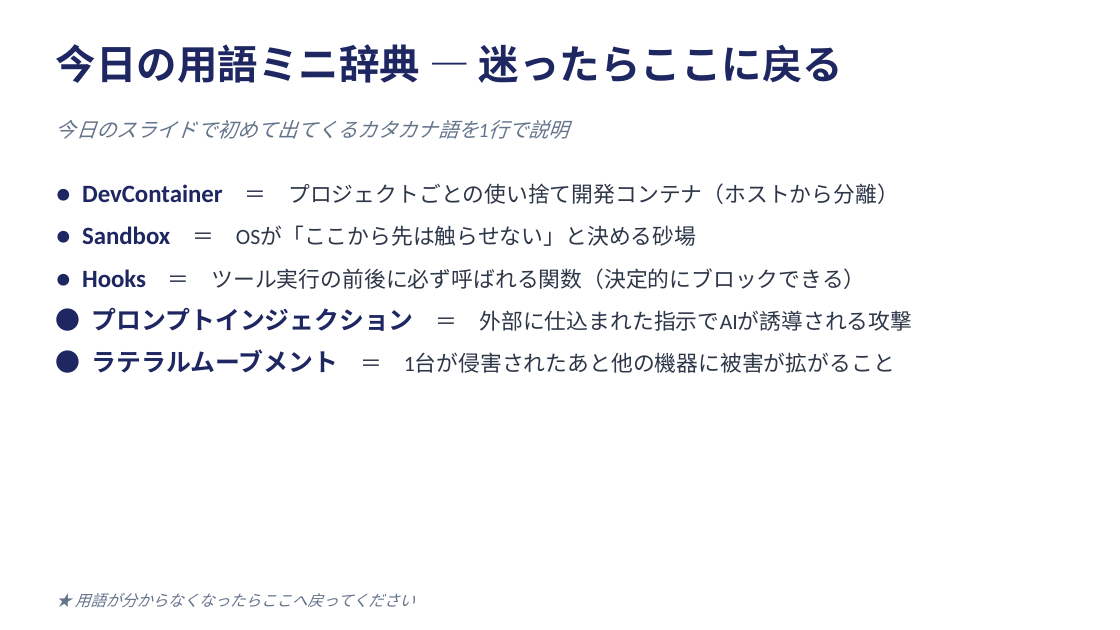
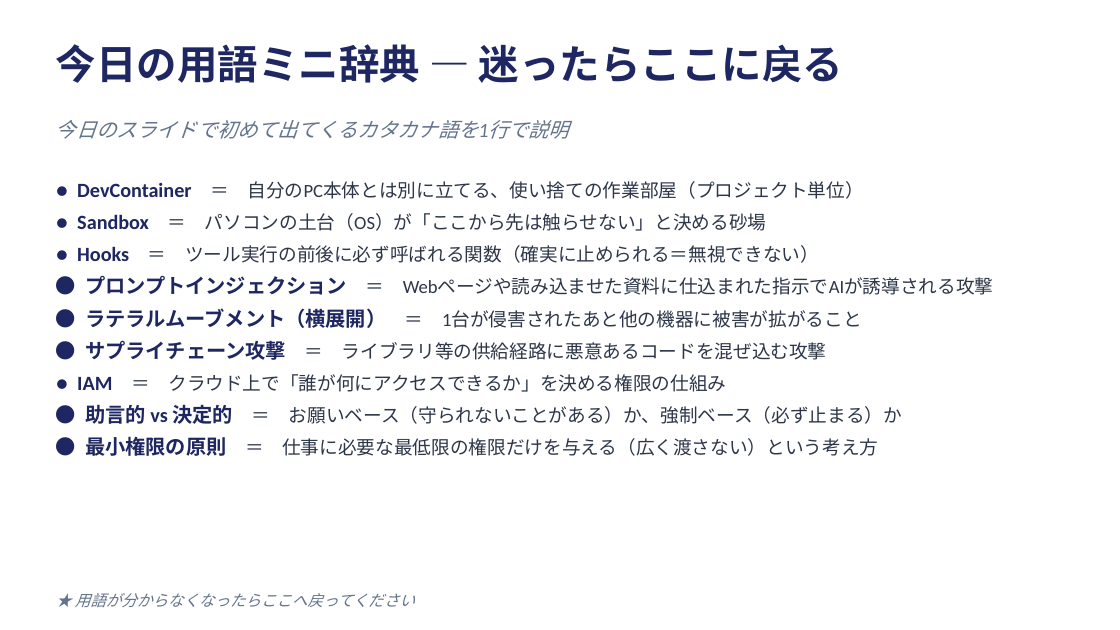
Before and after one commit to ktsuchida11/ClaudeWorkshop, a slide deck: slide 2 of session1/session1_full.pptx. Drawn at 1120x630 pixels with LibreOffice and Linux fonts; fonts in the diff are those of the drawing. Boxes give left, top, right and bottom in pixels: in the first picture for what was removed or moved away, otherwise in the second. Text is boxed around its words. In the diff, an @@ line names an element or a change of style, - is before the commit and + after.

```diff
--- a/session1/session1_full.pptx
+++ b/session1/session1_full.pptx
@@ text at [77,181,994,456]: text changed; size 14 to 12 pt @@
-● DevContainer ＝ プロジェクトごとの使い捨て開発コンテナ（ホストから分離）
-● Sandbox ＝ OSが「ここから先は触らせない」と決める砂場
-● Hooks ＝ ツール実行の前後に必ず呼ばれる関数（決定的にブロックできる）
-● プロンプトインジェクション ＝ 外部に仕込まれた指示でAIが誘導される攻撃
-● ラテラルムーブメント ＝ 1台が侵害されたあと他の機器に被害が拡がること
+● DevContainer ＝ 自分のPC本体とは別に立てる、使い捨ての作業部屋（プロジェクト単位）
+● Sandbox ＝ パソコンの土台（OS）が「ここから先は触らせない」と決める砂場
+● Hooks ＝ ツール実行の前後に必ず呼ばれる関数（確実に止められる＝無視できない）
+● プロンプトインジェクション ＝ Webページや読み込ませた資料に仕込まれた指示でAIが誘導される攻撃
+● ラテラルムーブメント（横展開） ＝ 1台が侵害されたあと他の機器に被害が拡がること
+● サプライチェーン攻撃 ＝ ライブラリ等の供給経路に悪意あるコードを混ぜ込む攻撃
+● IAM ＝ クラウド上で「誰が何にアクセスできるか」を決める権限の仕組み
+● 助言的 vs 決定的 ＝ お願いベース（守られないことがある）か、強制ベース（必ず止まる）か
+● 最小権限の原則 ＝ 仕事に必要な最低限の権限だけを与える（広く渡さない）という考え方
```
Also in this commit, not shown: 14 other slides changed.
